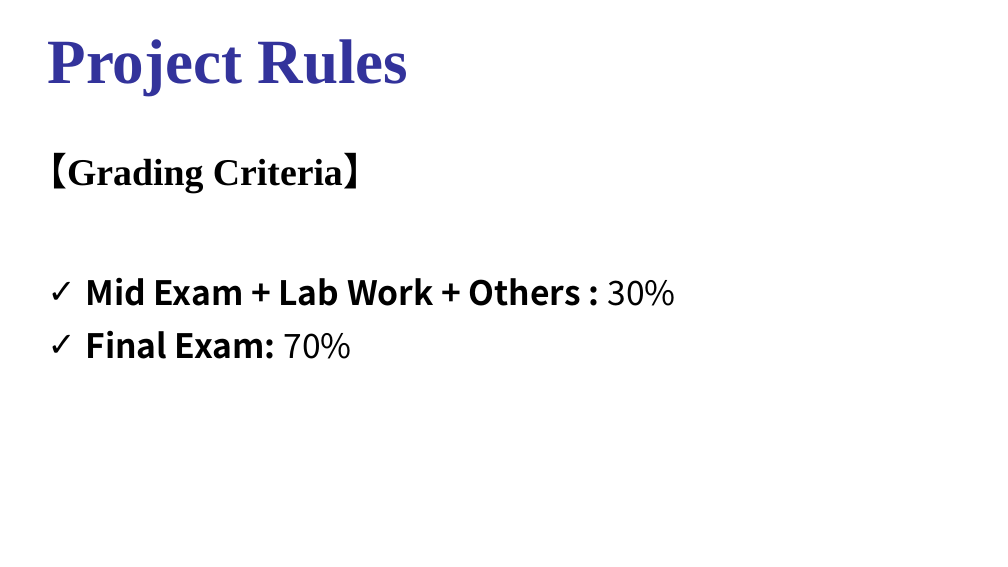
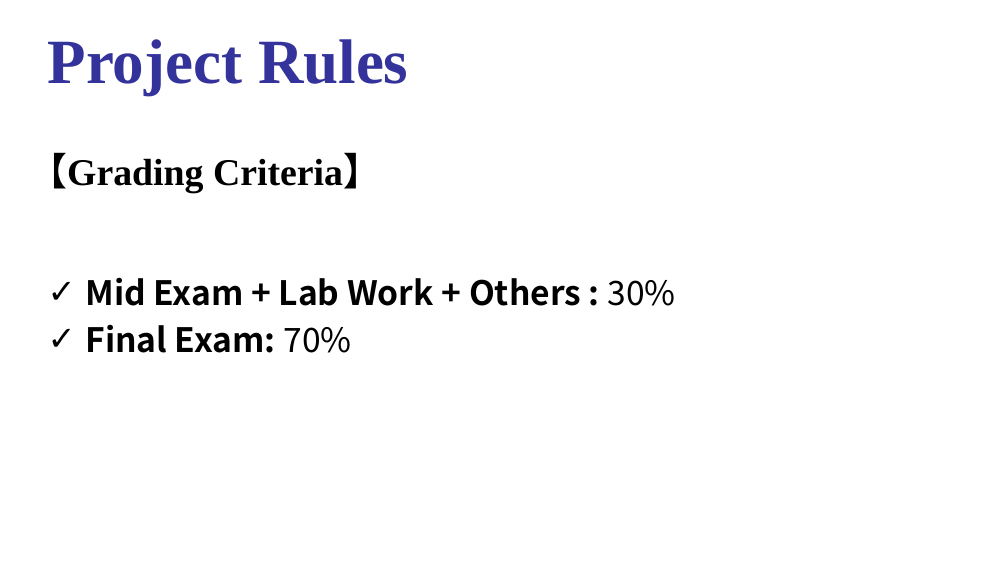
Before and after one commit to gongghao/database-labs, a slide deck: slide 4 of docs/projects/project1/materials/Project_0_1.pptx. Drawn at 1008x567 pixels with LibreOffice and Linux fonts; fonts in the diff are those of the drawing. Boxes give left, top, right and bottom in pixels: in the first picture for what was removed or moved away, otherwise in the second. Text is boxed around its words. In the diff, an @@ line names an element or a change of style, - is before the commit and + after.

```diff
--- a/docs/projects/project1/materials/Project_0_1.pptx
+++ b/docs/projects/project1/materials/Project_0_1.pptx
@@ text "Mid Exam + Lab Work ..." at (86, 277, 676, 353): less space between paragraphs @@
```
Also in this commit, not shown: 45 other slides changed, 1 other file.
